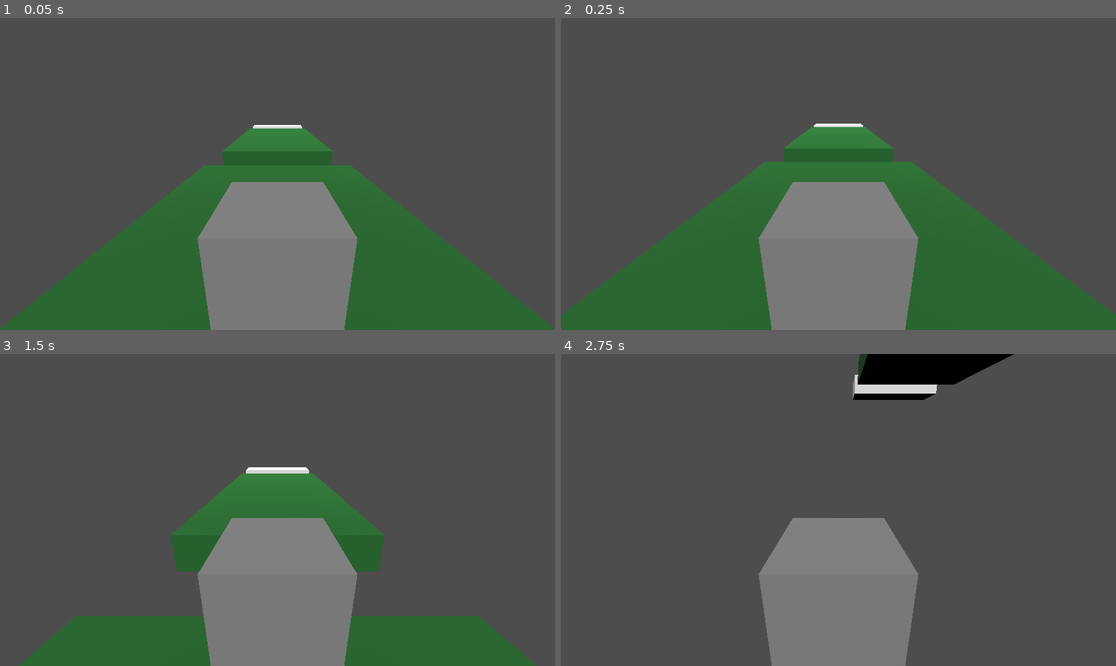
Above: before the commit, frames 1-4 (two rows, left to right).
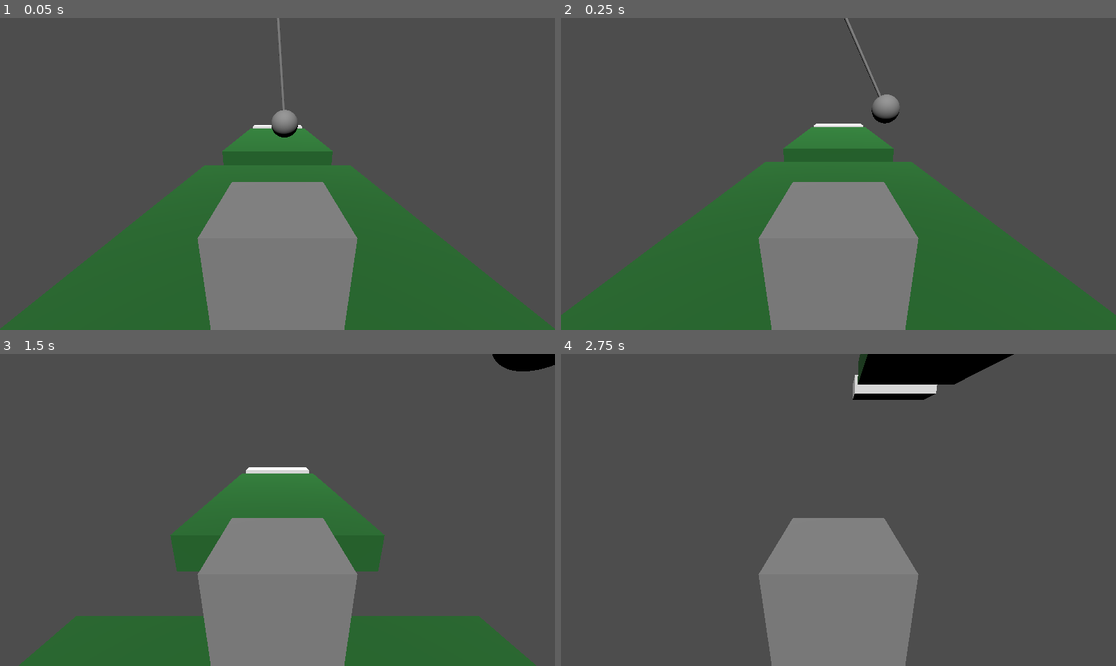
Above: after the commit, the same moments.

Repository: Christian-guajardo/godot_game_project
Game: Godot game, scene res://zone_1.tscn
Two runs of this game, one before a commit and one after it. Both use one fixed random seed, a clock stepped at 60 frames per second and the inputs below.
Inputs:
- Up to frame 1 (0.05 s): no input
- Up to frame 2 (0.25 s): no input
- Up to frame 3 (1.5 s): tap Enter (ui_accept) at 0.5, 0.77 s; hold Up (ui_up) from 0.53 s (still down)
- Up to frame 4 (2.75 s): tap Enter (ui_accept) at 1.52 s; release Up (ui_up) at 2.03 s; hold Left (ui_left) from 2.03 s (still down)

The runs differ from the first frame. In frame 1, 0.4% of the frame differs, in the area x 48-54%, y 0-39%; in frame 2, 0.4%; in frame 3, 0.5%, in the area x 88-100%, y 0-6%; in frame 4, nothing differs.

Commit message:
add breaking ball

Diff:
--- /dev/null
+++ b/Ball.gd
@@ -0,0 +1,9 @@
+# BouleDestruction.gd
+extends RigidBody3D
+
+@export var start_velocity: Vector3 = Vector3(8, 0, 0)
+
+func _ready():
+	# donne une vitesse initiale (permet de vérifier si la physique fonctionne)
+	linear_velocity = start_velocity
+	print("Boule: linear_velocity =", linear_velocity)
--- a/zone_1.tscn
+++ b/zone_1.tscn
@@ -1,6 +1,7 @@
-[gd_scene load_steps=12 format=3 uid="uid://bpupadj04ovie"]
+[gd_scene load_steps=16 format=3 uid="uid://bpupadj04ovie"]
 
 [ext_resource type="Script" path="res://Player.gd" id="1_t3o4r"]
+[ext_resource type="Script" path="res://Ball.gd" id="2_47jrk"]
 
 [sub_resource type="BoxMesh" id="BoxMesh_231fi"]
 size = Vector3(10, 1, 5)
@@ -28,6 +29,15 @@
 [sub_resource type="BoxShape3D" id="BoxShape3D_b5s18"]
 
 [sub_resource type="BoxMesh" id="BoxMesh_rjv73"]
+
+[sub_resource type="SphereShape3D" id="SphereShape3D_7sqqb"]
+
+[sub_resource type="SphereMesh" id="SphereMesh_k6oky"]
+
+[sub_resource type="CylinderMesh" id="CylinderMesh_0qhn8"]
+top_radius = 0.05
+bottom_radius = 0.05
+height = 4.0
 
 [node name="Zone1" type="Node3D"]
 transform = Transform3D(-4.37114e-08, 0, 1, 0, 1, 0, -1, 0, -4.37114e-08, 0, 0, 0)
@@ -92,3 +102,22 @@
 
 [node name="Camera3D" type="Camera3D" parent="CharacterBody3D"]
 transform = Transform3D(-4.15117e-08, 0.31323, -0.949677, 1.36917e-08, 0.949677, 0.31323, 1, 1.77636e-15, -4.37114e-08, -1.58091, 1.28093, 0)
+
+[node name="RigidBody3D" type="RigidBody3D" parent="."]
+transform = Transform3D(1, 0, 0, 0, 1, 0, 0, 0, 1, 6.20079, 1.79042, 2.71045e-07)
+can_sleep = false
+script = ExtResource("2_47jrk")
+
+[node name="CollisionShape3D" type="CollisionShape3D" parent="RigidBody3D"]
+shape = SubResource("SphereShape3D_7sqqb")
+
+[node name="MeshInstance3D" type="MeshInstance3D" parent="RigidBody3D"]
+mesh = SubResource("SphereMesh_k6oky")
+
+[node name="PinJoint3D" type="PinJoint3D" parent="RigidBody3D"]
+transform = Transform3D(1, 0, 0, 0, 1, 0, 0, 0, 1, 0, 3.58954, 0)
+node_b = NodePath("..")
+
+[node name="MeshInstance3D2" type="MeshInstance3D" parent="RigidBody3D"]
+transform = Transform3D(1, 0, 0, 0, 1, 0, 0, 0, 1, 0, 1.60324, 0)
+mesh = SubResource("CylinderMesh_0qhn8")
